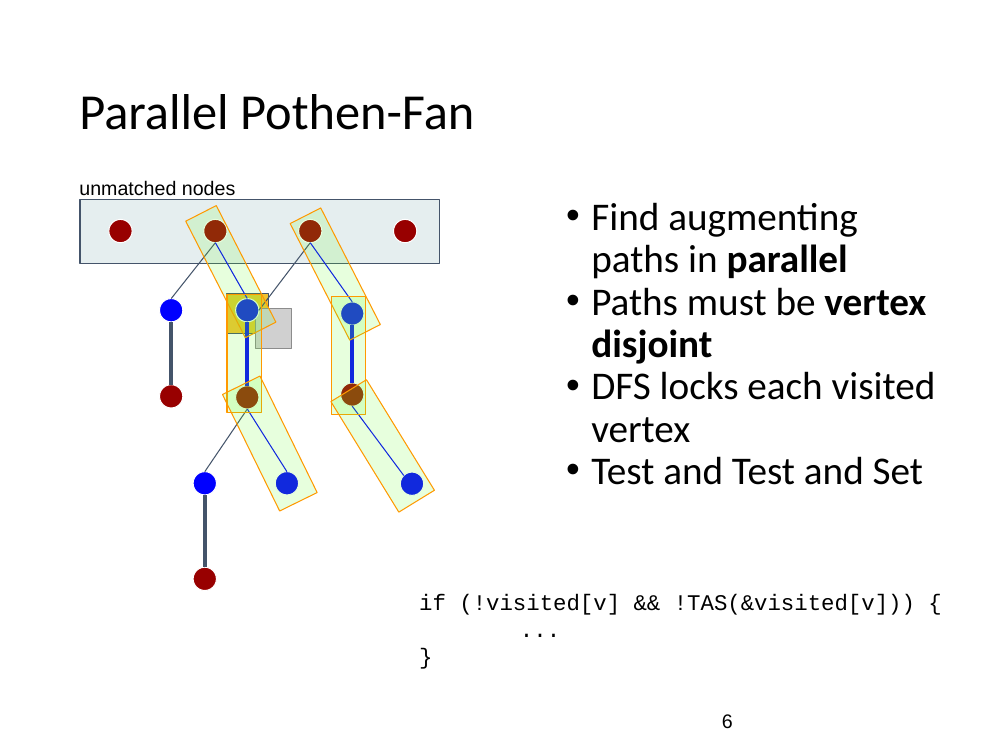
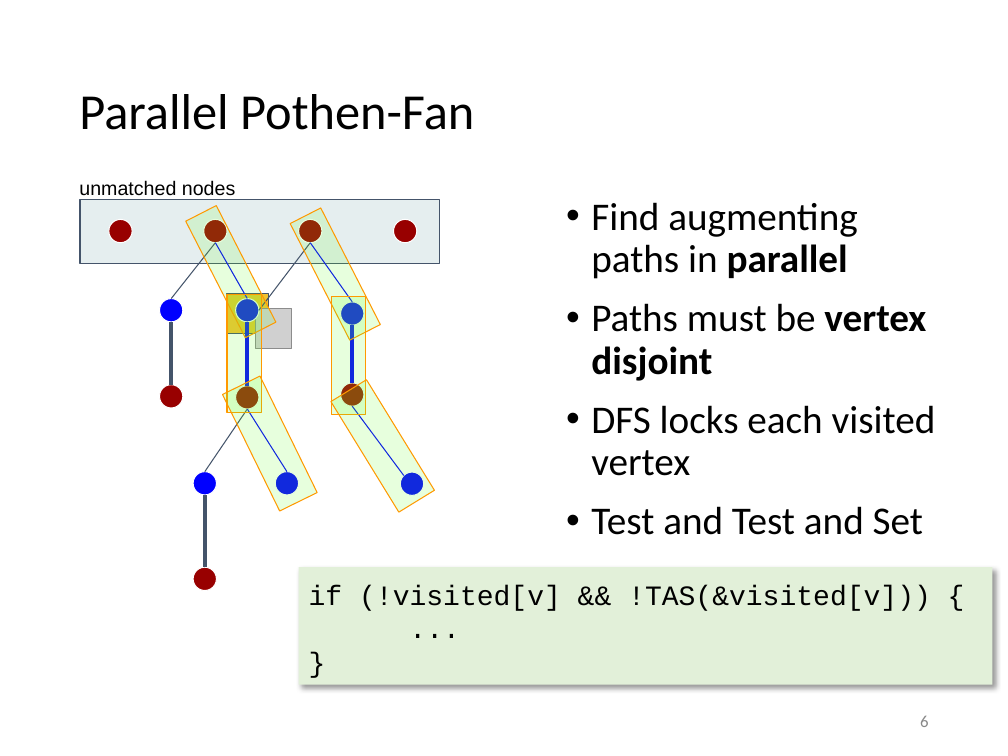
Before and after one commit to suem/dphpc-project, a slide deck: slide 6 of Final Presentation.pptx. Drawn at 1008x756 pixels with LibreOffice and Linux fonts; fonts in the diff are those of the drawing; grey boxes stand for pictures. Boxes give left, top, right and bottom in pixels: in the first picture for what was removed or moved away, otherwise in the second. Text is boxed around its words. In the diff, an @@ line names an element or a change of style, - is before the commit and + after.

```diff
--- a/Final Presentation.pptx
+++ b/Final Presentation.pptx
@@ text "Find augmenting paths in parallel" at (x1=591, y1=202, x2=936, y2=535): more space between paragraphs @@
@@ rectangle "if (!visited[v] && !TAS(&visited[v])) {" resized from (x1=419, y1=594, x2=915, y2=615) to (x1=298, y1=568, x2=992, y2=684) @@
@@ rectangle "if (!visited[v] && !TAS(&visited[v])) {" at (x1=298, y1=568, x2=992, y2=684): size 16 to 20 pt; fill none to #E2F0D9; shadow on @@
@@ page number at (x1=920, y1=716, x2=928, y2=727): size 14 to 12 pt, font Arial to Calibri, text colour #000000 to #888888; alignment left to right @@
```
Also in this commit, not shown: 13 other slides changed.
